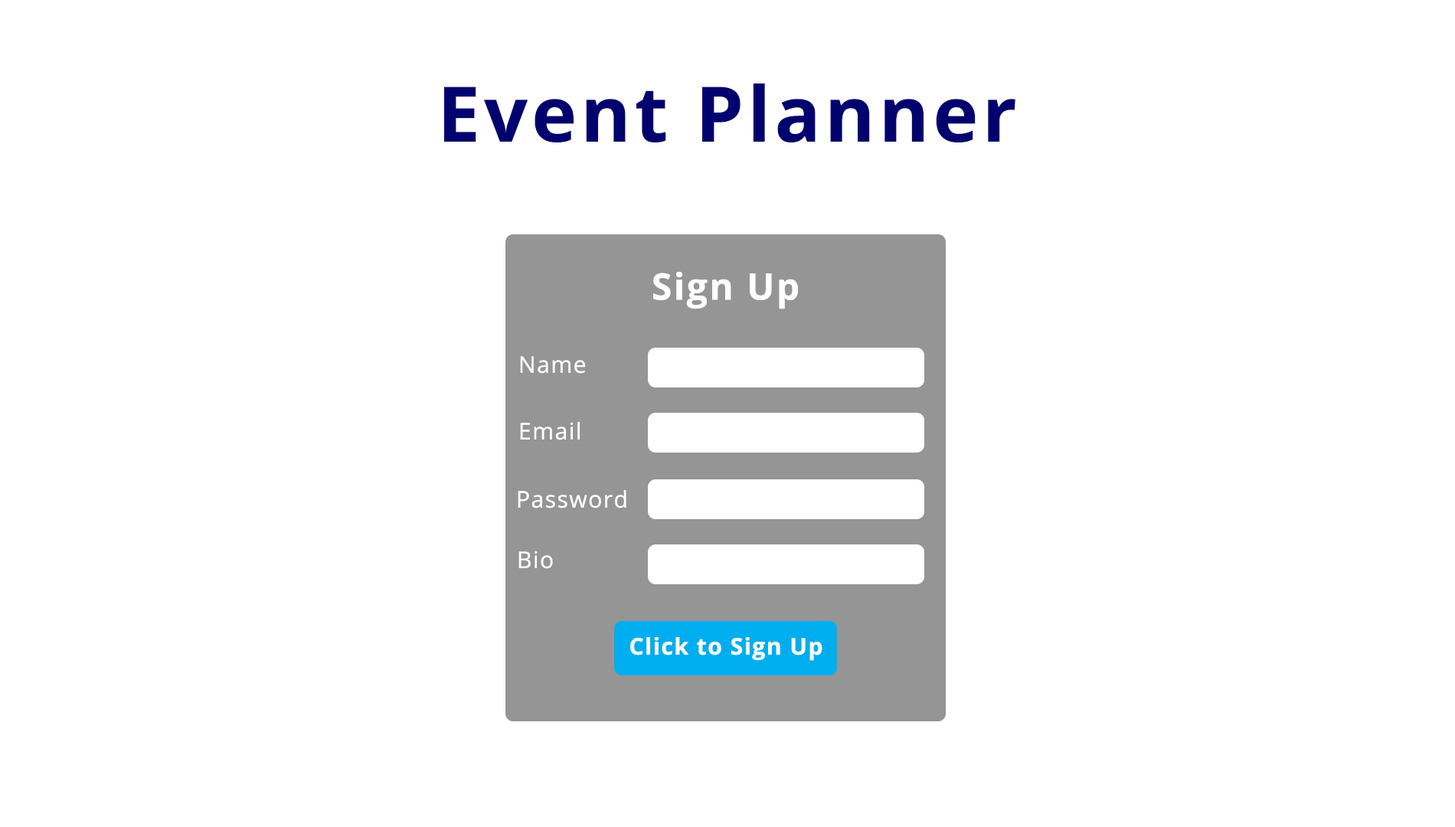
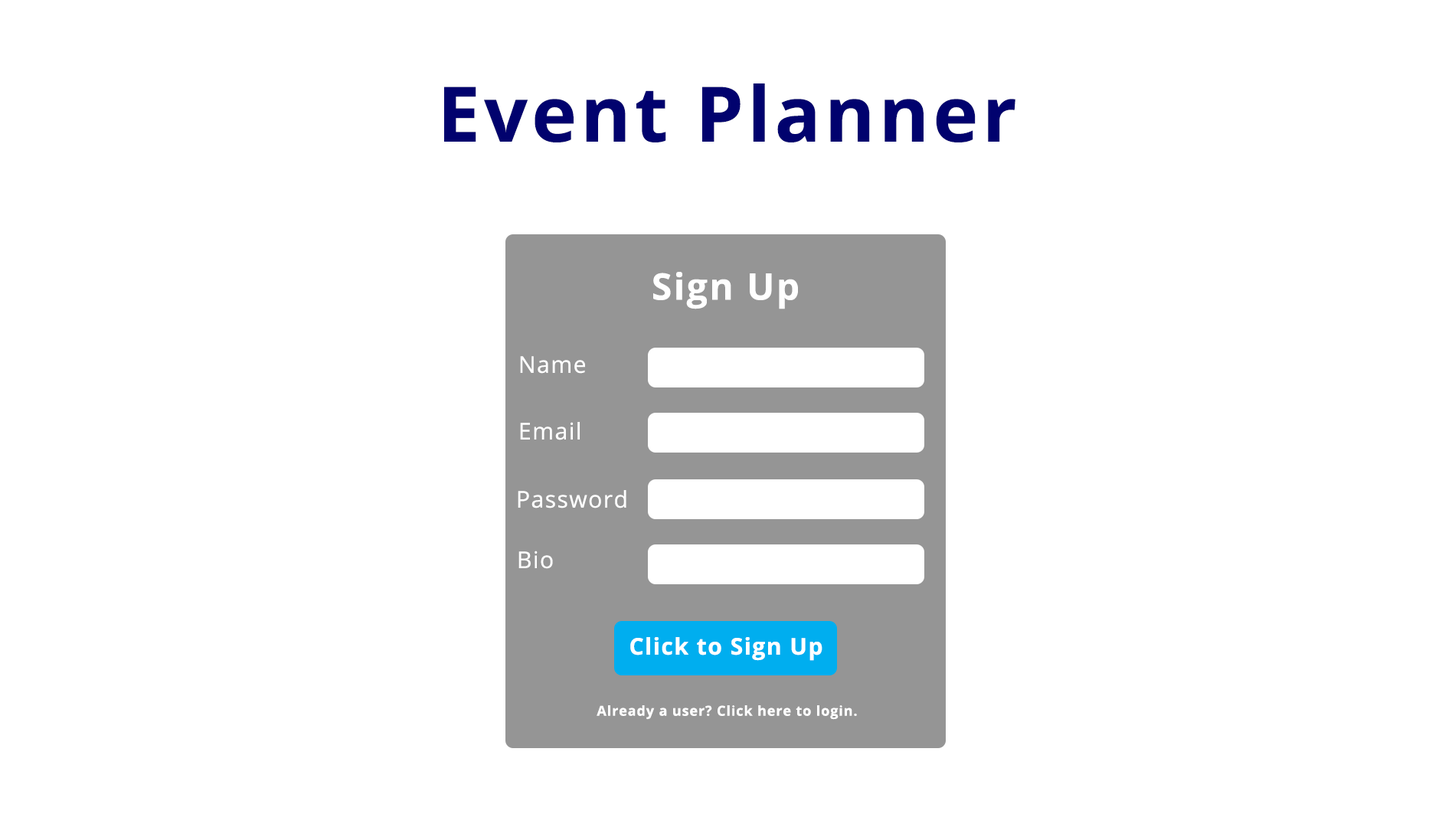
Layer changes from the first 1455 x 827 image to the second:
added layer "Already a user? Click here to login." above "signup-box" over [596, 705, 857, 720]
painted on "signup-box" over [505, 713, 946, 749]
